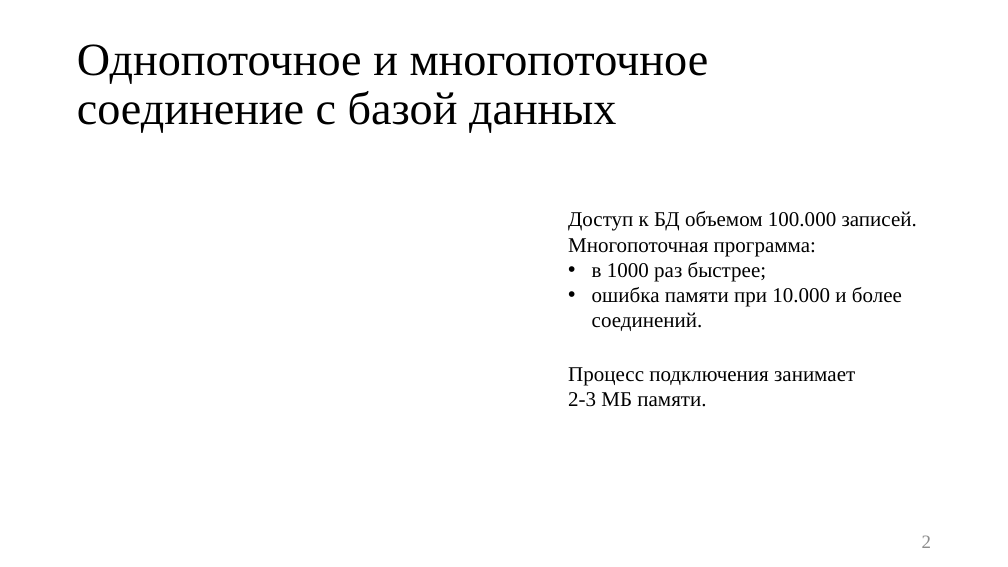
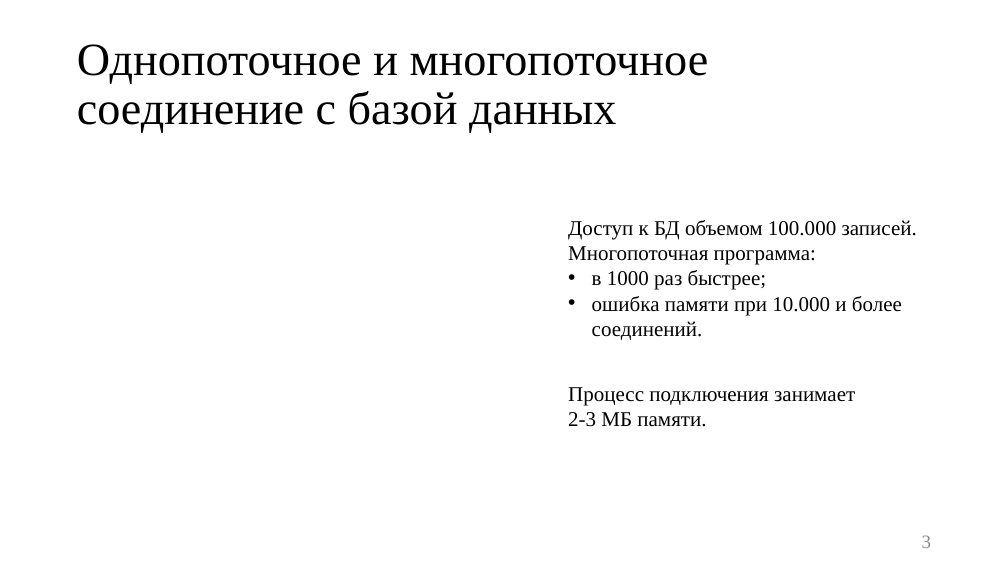
Before and after one commit to platosha-git/Diplom-theory, a slide deck: slide 3 of Презентация.pptx (slide 2 before the commit). Drawn at 1008x567 pixels with LibreOffice and Linux fonts; fonts in the diff are those of the drawing. Boxes give left, top, right and bottom in pixels: in the first picture for what was removed or moved away, otherwise in the second. Text is boxed around its words. In the diff, an @@ line names an element or a change of style, - is before the commit and + after.

```diff
--- a/Презентация.pptx
+++ b/Презентация.pptx
@@ text "Доступ к БД объемом 100.000 ..." moved from (x1=568, y1=211, x2=917, y2=331) to (x1=568, y1=220, x2=917, y2=340) @@
@@ text "Процесс подключения занимает" moved from (x1=568, y1=367, x2=855, y2=407) to (x1=568, y1=387, x2=855, y2=427) @@
@@ page number at (x1=922, y1=535, x2=931, y2=548): text changed @@
-2
+3
```
Also in this commit, not shown: 8 other slides changed, 2 slides removed, 6 other files.
